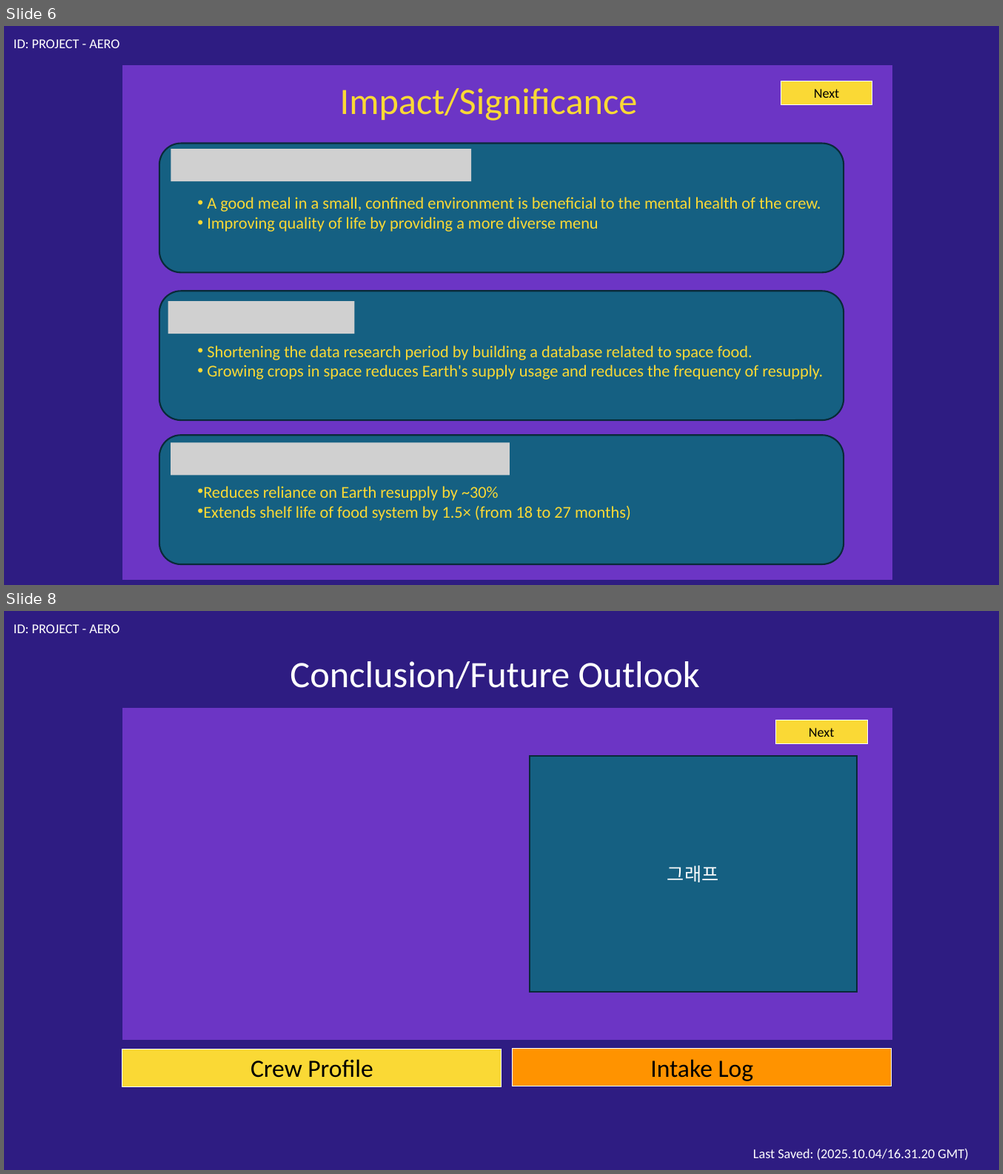
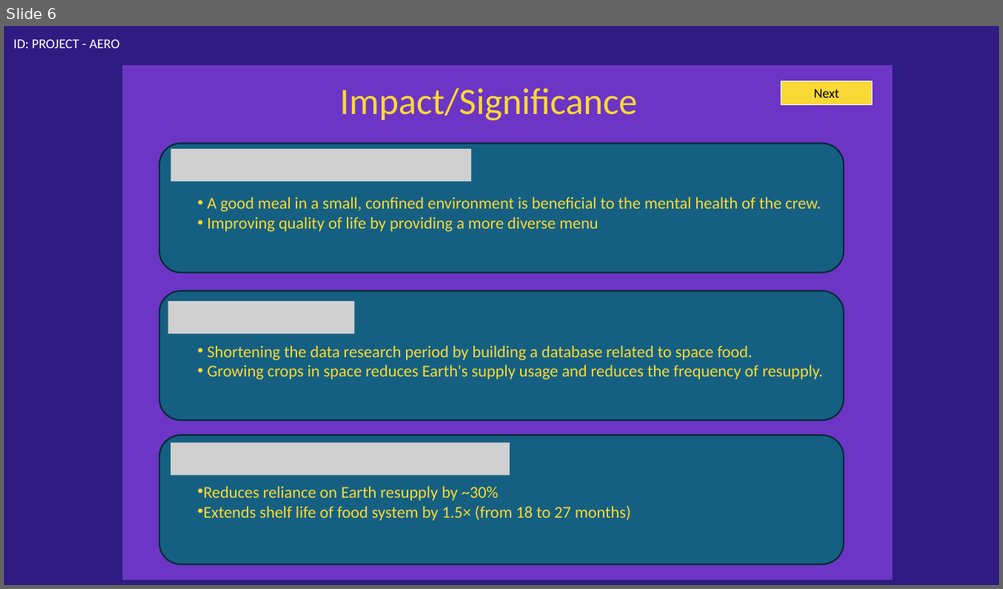
Before and after one commit to hansrocketry-hue/UNIST-Aero, a slide deck: project_powerpoint/project_demo.pptx. Shown one above the other, each under a label of ours: slides 6 and 8 before the commit, slide 6 after it; the slides between them are not shown. The pictures are 1003x1174 and 1003x589 pixels, drawn with LibreOffice and Linux fonts; fonts in the diff are those of the drawing; grey boxes stand for pictures. Boxes give left, top, right and bottom in pixels: in the first picture for what was removed or moved away, otherwise in the second. Text is boxed around its words. In the diff, an @@ line names an element or a change of style, - is before the commit and + after.

```diff
--- a/project_powerpoint/project_demo.pptx
+++ b/project_powerpoint/project_demo.pptx
@@ slide 8 removed at [4, 611, 999, 1170], background #2E1C82 @@
@@ text removed at [14, 624, 119, 633] @@
-ID: PROJECT - AERO
@@ text removed at [290, 661, 700, 689] @@
-Conclusion/Future Outlook
@@ rectangle removed at [123, 709, 891, 1040] @@
@@ rectangle removed at [776, 720, 868, 743] @@
-Next
@@ rectangle removed at [529, 756, 856, 992] @@
-그래프
@@ rectangle removed at [122, 1050, 502, 1087] @@
-Crew Profile
@@ rectangle removed at [512, 1049, 891, 1086] @@
-Intake Log
@@ text removed at [753, 1149, 967, 1161] @@
-Last Saved: (2025.10.04/16.31.20 GMT)
```
Also in this commit, not shown: 1 slide changed, 1 slide added, 1 other slide removed.
